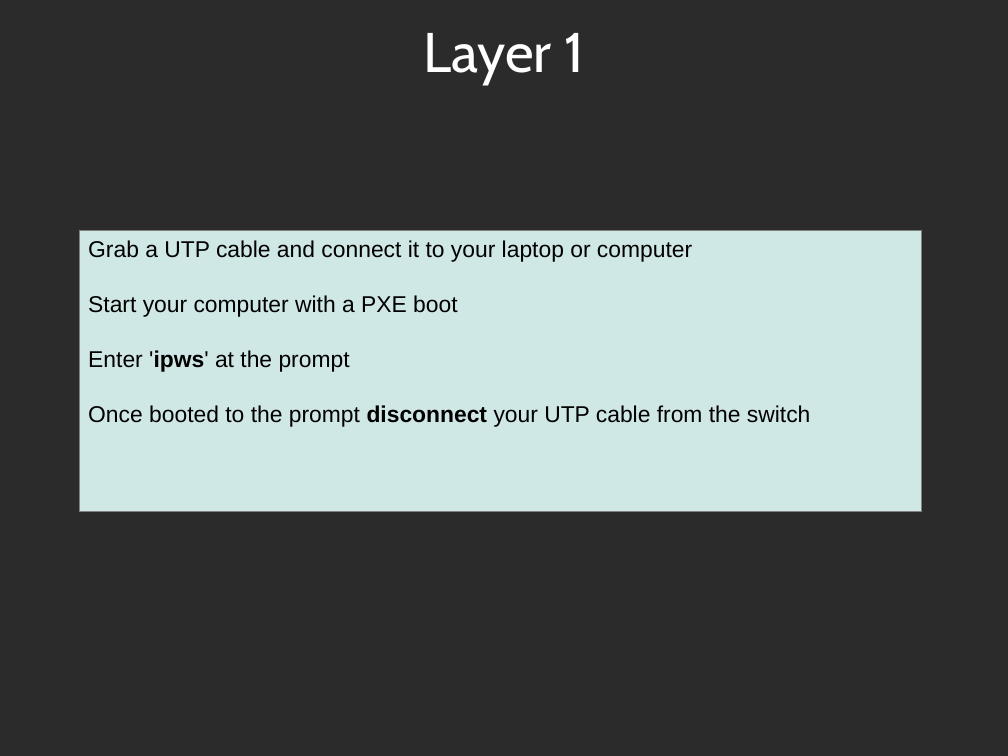
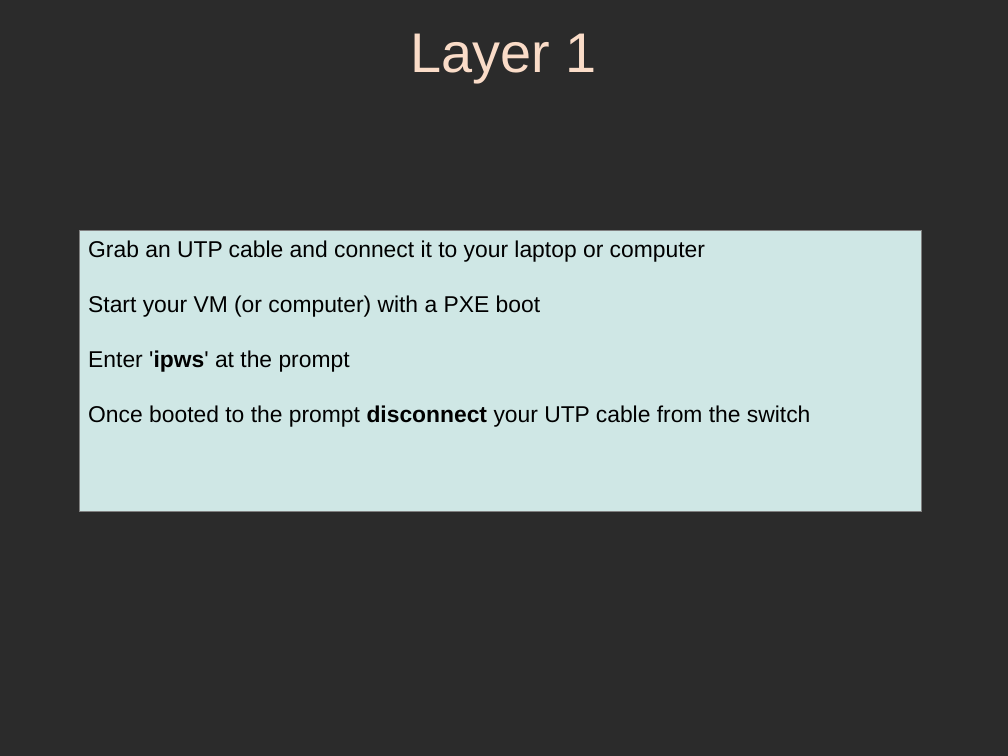
Before and after one commit to sphaero/workshops, a slide deck: slide 9 of Networking/presentation.odp. Drawn at 1008x756 pixels with LibreOffice and Linux fonts; fonts in the diff are those of the drawing; background and template pictures are left out; a plain dark background stands for a picture behind light text. Boxes give left, top, right and bottom in pixels: in the first picture for what was removed or moved away, otherwise in the second. Text is boxed around its words. In the diff, an @@ line names an element or a change of style, - is before the commit and + after.

```diff
--- a/Networking/presentation.odp
+++ b/Networking/presentation.odp
@@ title "Layer 1" at (411,33,597,82): font Cabin to Arial, text colour #FFFFFF to #FADCC8 @@
@@ text in rectangle at (88,240,705,317): text changed @@
-Grab a UTP cable and connect it to your laptop or computer
-Start your computer with a PXE boot
+Grab an UTP cable and connect it to your laptop or computer
+Start your VM (or computer) with a PXE boot
```
Also in this commit, not shown: 51 other slides changed, 7 slides added, 1 slide removed.
